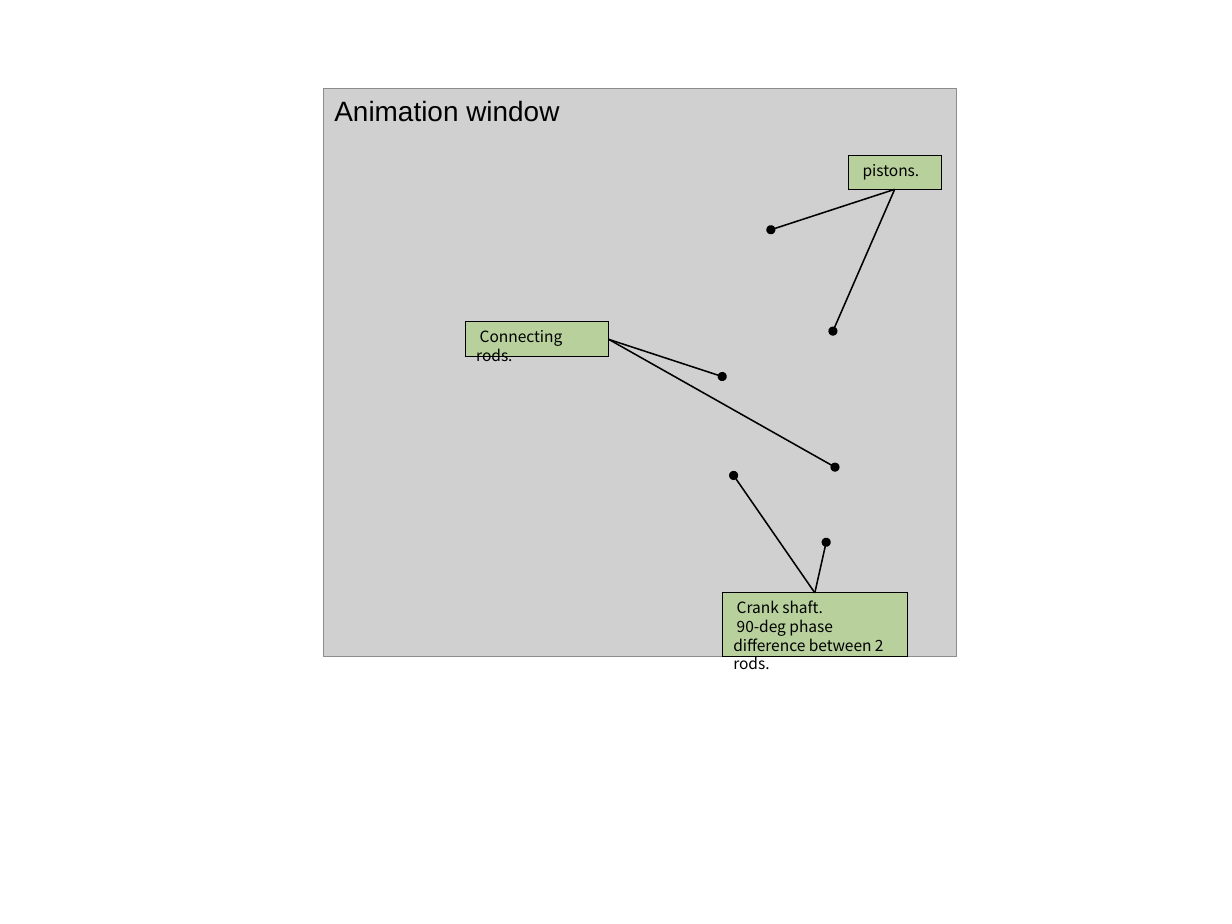
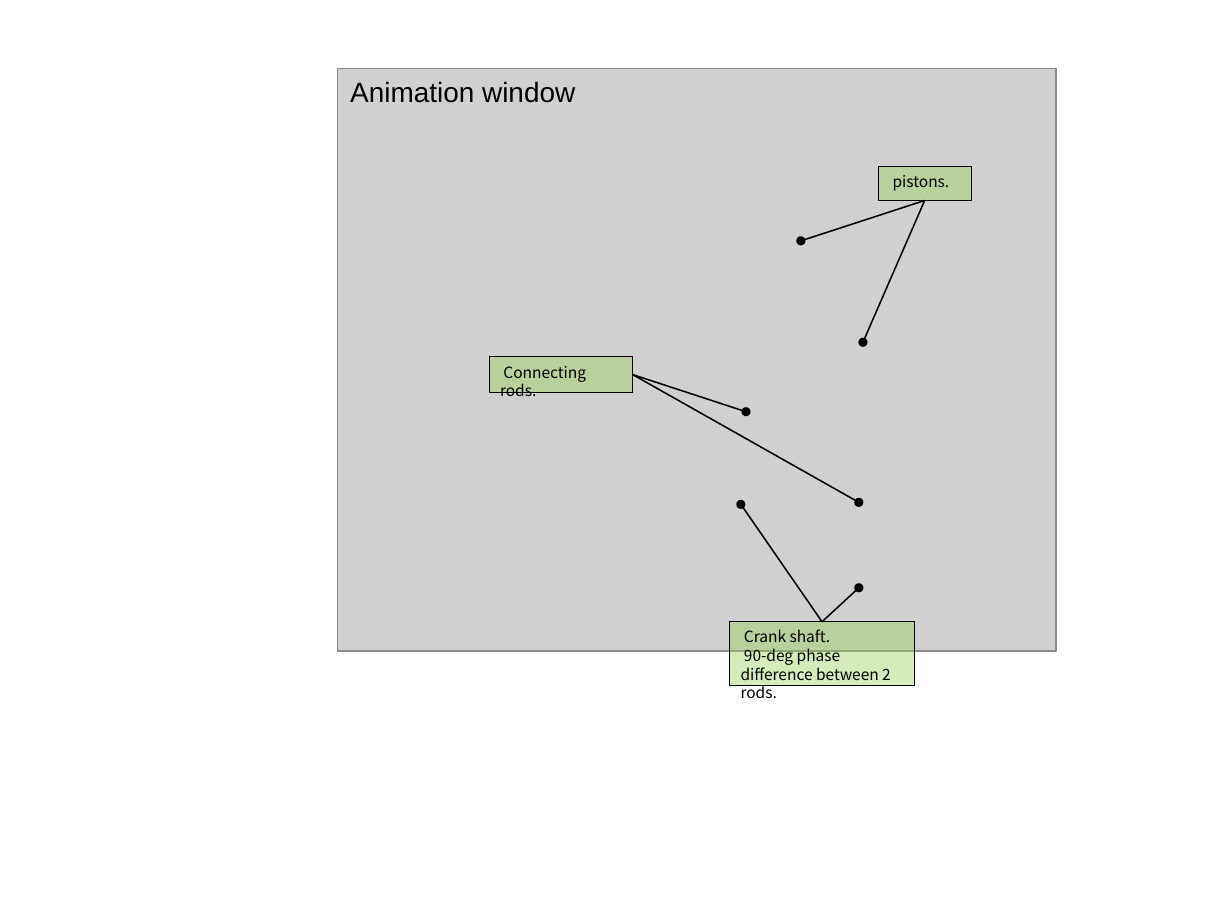
Before and after one commit to zeta-plusplus/PropulsionSystem, a slide deck: slide 45 of figs/makeFig.pptx. Drawn at 1232x924 pixels with LibreOffice and Linux fonts; fonts in the diff are those of the drawing; grey boxes stand for pictures. Boxes give left, top, right and bottom in pixels: in the first picture for what was removed or moved away, otherwise in the second. Text is boxed around its words. In the diff, an @@ line names an element or a change of style, - is before the commit and + after.

```diff
--- a/figs/makeFig.pptx
+++ b/figs/makeFig.pptx
@@ picture: place and size @@
-picture at [323,88,956,656]
+picture at [338,69,1056,652]
@@ text "Animation window": place and size @@
-text "Animation window" at [334,100,559,122]
+text "Animation window" at [350,81,575,103]
@@ 2 arrows, 1 rectangle: place and size @@
-2 arrows, 1 rectangle at [771,155,941,331]
+2 arrows, 1 rectangle at [802,167,972,342]
@@ 2 arrows, 1 rectangle: place and size @@
-2 arrows, 1 rectangle at [465,322,835,467]
+2 arrows, 1 rectangle at [490,357,860,502]
@@ arrow moved from (815, 593) - (733, 475) to (823, 622) - (741, 504) @@
@@ arrow moved from (815, 593) - (826, 542) to (823, 622) - (860, 588) @@
@@ rectangle "Crank shaft.": place and size @@
-rectangle "Crank shaft." at [722,593,908,656]
+rectangle "Crank shaft." at [730,622,916,685]
```
Also in this commit, not shown: 3 other slides changed, 1 slide added, 1 slide removed, 4 other files.
